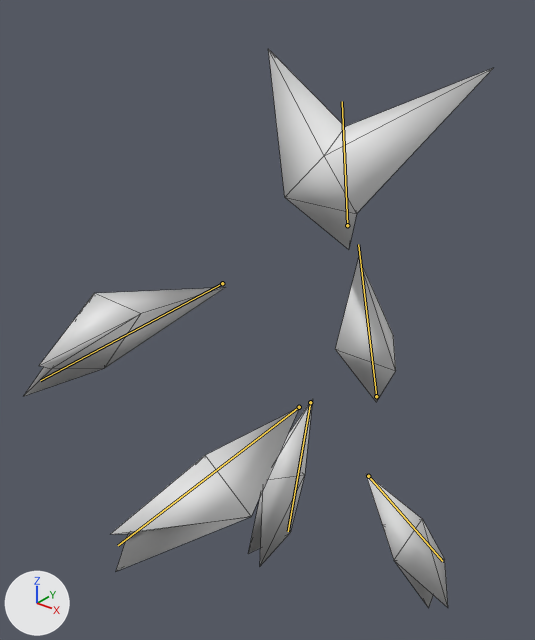
The Blender file Assets/Resources/Meshes/Character.blend, before and after one commit.
Rendered twice from a 50 mm lens placed at (1.83, -3.4, 3.08), pointed at (-0.35, -0.68, 1.39). Every picture has the same lights, and +X, +Y and +Z are marked at lower left. Both versions are drawn at frame 24 of the action 'Spell 2'; the numbers are the values there. The bones that bend it are drawn over the model as lines. Mesh edges are drawn as thin lines.
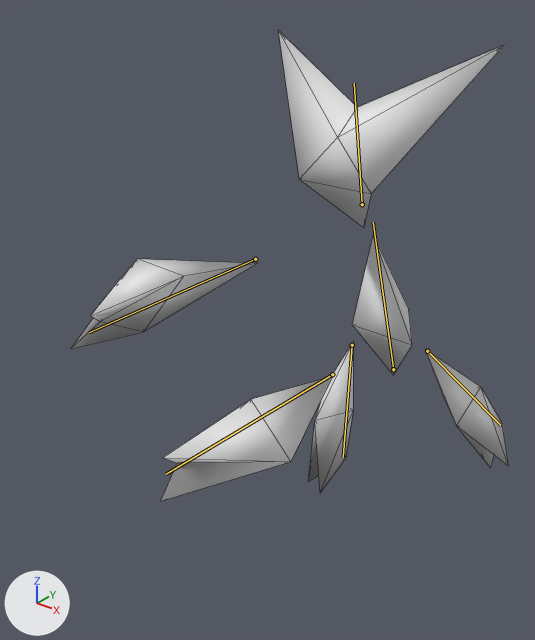
Changed parts and their boxes (x1, y1, x2, y2) in the pictures (535 x 640 px):
'Mesh', posed (7% narrower, 16% shorter)
    before: (24, 49, 493, 608)
    after: (71, 30, 508, 501)
bone 'Chest', root to tip
    before: (376, 396) to (358, 244)
    after: (393, 369) to (373, 222)
bone 'LeftArm', root to tip
    before: (299, 407) to (118, 545)
    after: (332, 374) to (166, 474)
bone 'RightArm', root to tip
    before: (222, 283) to (40, 380)
    after: (255, 259) to (89, 332)
bone 'LeftLeg', root to tip
    before: (368, 476) to (442, 561)
    after: (427, 351) to (500, 425)
bone 'RightLeg', root to tip
    before: (310, 402) to (288, 531)
    after: (352, 345) to (343, 457)

The change in detail:
Bone 'Chest' (bone_chest) moves from (0.0, -0.25, 0.191) to (0.0, -0.15, 0.006).
Bone 'Chest' (bone_chest) turns from (16, 0, 0) to (19, 0, 0) degrees about its own x, y and z.
Bone 'LeftArm' (bone_leftarm) moves from (0.853, 0.416, 0.023) to (0.755, 0.428, 0.02).
Bone 'LeftArm' (bone_leftarm) turns from (-1, -40, -94) to (3, -40, -105) degrees about its own x, y and z.
Bone 'RightArm' (bone_rightarm) moves from (0.743, 0.012, -0.13) to (0.646, 0.024, -0.127).
Bone 'RightArm' (bone_rightarm) turns from (1, -2, -97) to (-1, -2, -103) degrees about its own x, y and z.
Bone 'LeftLeg' (bone_leftleg) moves from (-0.082, 0.627, -0.534) to (-0.08, 0.162, 0.178).
Bone 'LeftLeg' (bone_leftleg) turns from (28, -2, -13) to (37, 1, -14) degrees about its own x, y and z.
Bone 'RightLeg' (bone_rightleg) moves from (0.013, 0.216, -0.622) to (0.017, 0.021, -0.237).
Bone 'RightLeg' (bone_rightleg) turns from (0, -1, 5) to (12, -3, 5) degrees about its own x, y and z.
